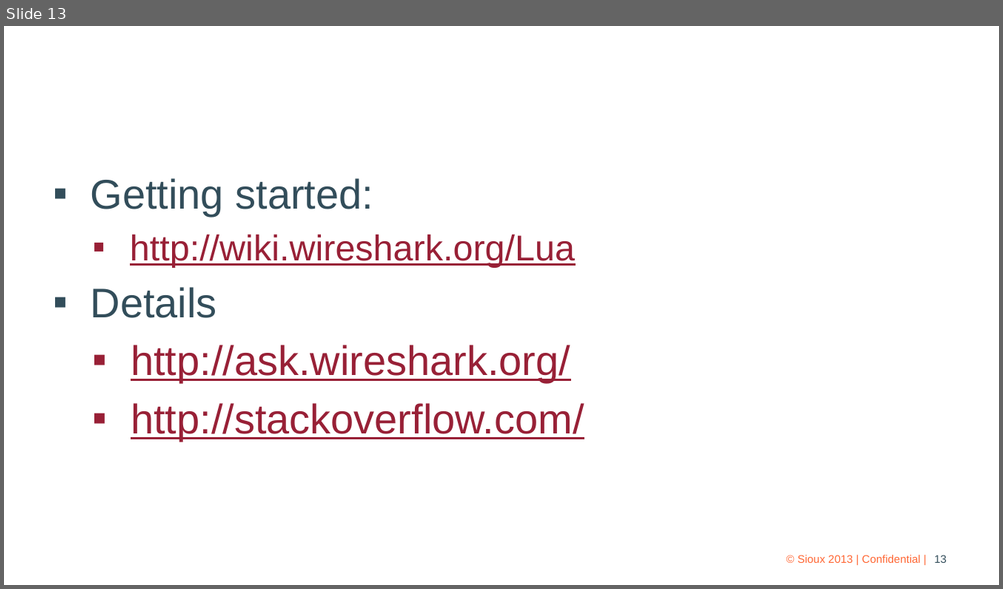
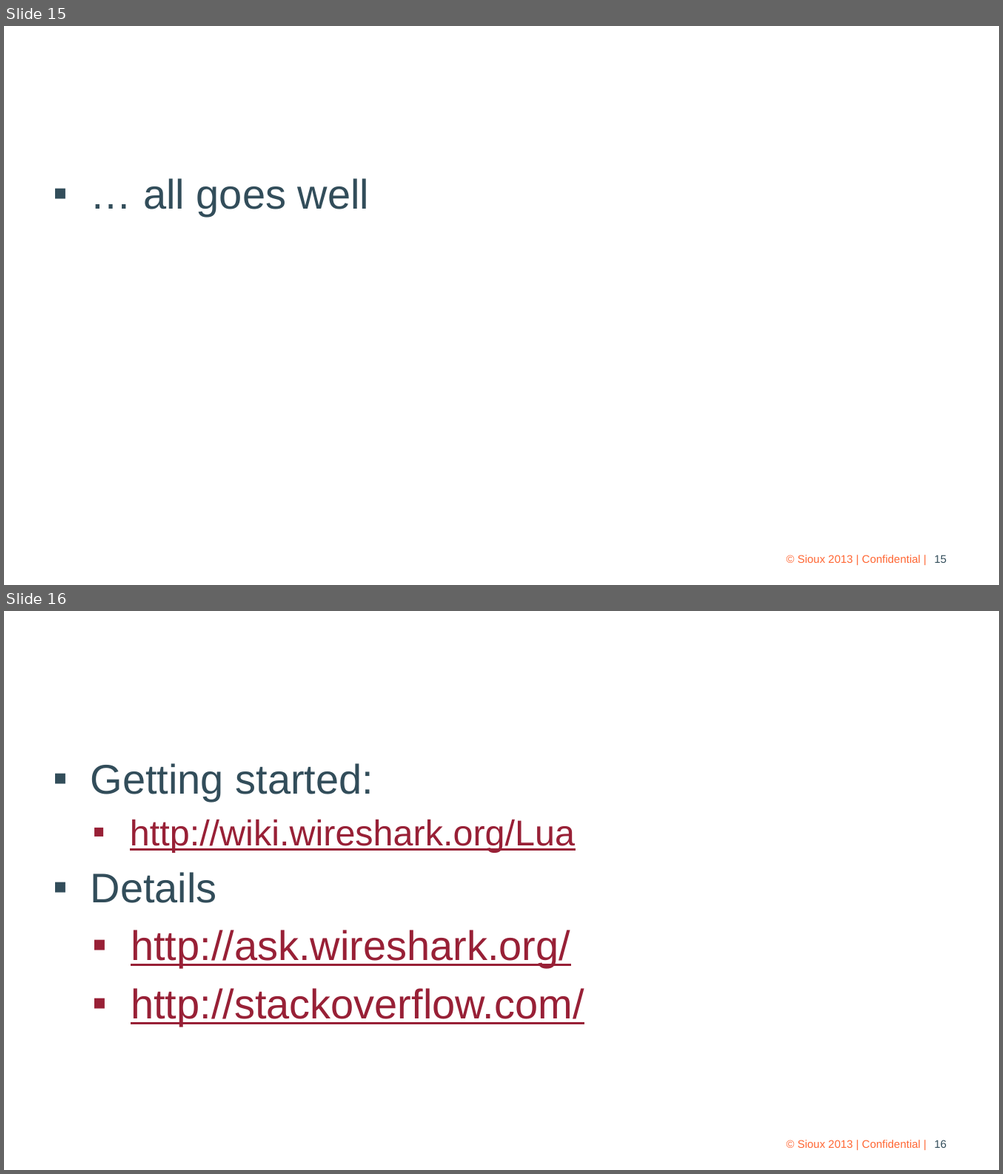
Before and after one commit to xtofl/wiresharkdemo, a slide deck: Lua Wireshark Dissectors.pptx. Shown one above the other, each under a label of ours: slide 13 before the commit, slides 15 and 16 after it. The pictures are 1003x589 and 1003x1174 pixels, drawn with LibreOffice and Linux fonts; fonts in the diff are those of the drawing; background and template pictures are left out. Boxes give left, top, right and bottom in pixels: in the first picture for what was removed or moved away, otherwise in the second. Text is boxed around its words. In the diff, an @@ line names an element or a change of style, - is before the commit and + after.

```diff
--- a/Lua Wireshark Dissectors.pptx
+++ b/Lua Wireshark Dissectors.pptx
@@ slide 15 added at (4, 26, 999, 585), background picture (left out) @@
@@ title added at (239, 26, 959, 134), 34 pt, text #FFFFFF @@
+Demo
@@ text added at (143, 178, 369, 216), 30 pt, text #324D5A @@
+▪ … all goes well
@@ text added at (797, 555, 920, 563), 8 pt, text #FF6633 @@
+© Sioux 2013 | Confidential |
@@ page number added at (934, 555, 947, 563), 8 pt, text #324D5A @@
+15
@@ what was slide 13 is now slide 16 @@
@@ page number at (934, 1140, 947, 1148): text changed @@
-13
+16
```
Also in this commit, not shown: 1 slide changed, 1 other slide added, 1 slide removed.
